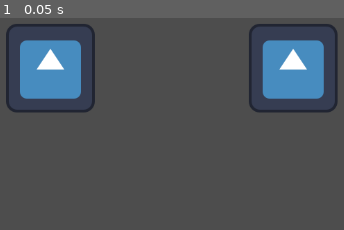
Above: before the commit, frame 1.
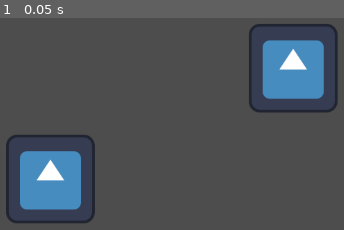
Above: after the commit, the same moment.

Repository: Truong-Son1712/Hehe_Huyen_trang
Game: Godot game, scene res://node_2d.tscn
Same seed, same stepped clock (60 frames per second), same inputs: the game is played once before the commit and once after it. The project has no main scene, so this scene is started directly. The engine's default icon, where the game draws it, is replaced by a stand-in: a white triangle on a blue panel in a dark square.
Inputs:
- Up to frame 1 (0.05 s): no input

The runs differ from the first frame. In frame 1, 13% of the frame differs, in the area x 1-28%, y 2-97%.

Commit message:
comit thứ 2

Diff:
--- a/node_2d.tscn
+++ b/node_2d.tscn
@@ -5,7 +5,7 @@
 [node name="Node2D" type="Node2D"]
 
 [node name="Icon" type="Sprite2D" parent="."]
-position = Vector2(400, 260)
+position = Vector2(400, 420)
 texture = ExtResource("1_wtcfe")
 
 [node name="Icon2" type="Sprite2D" parent="."]
